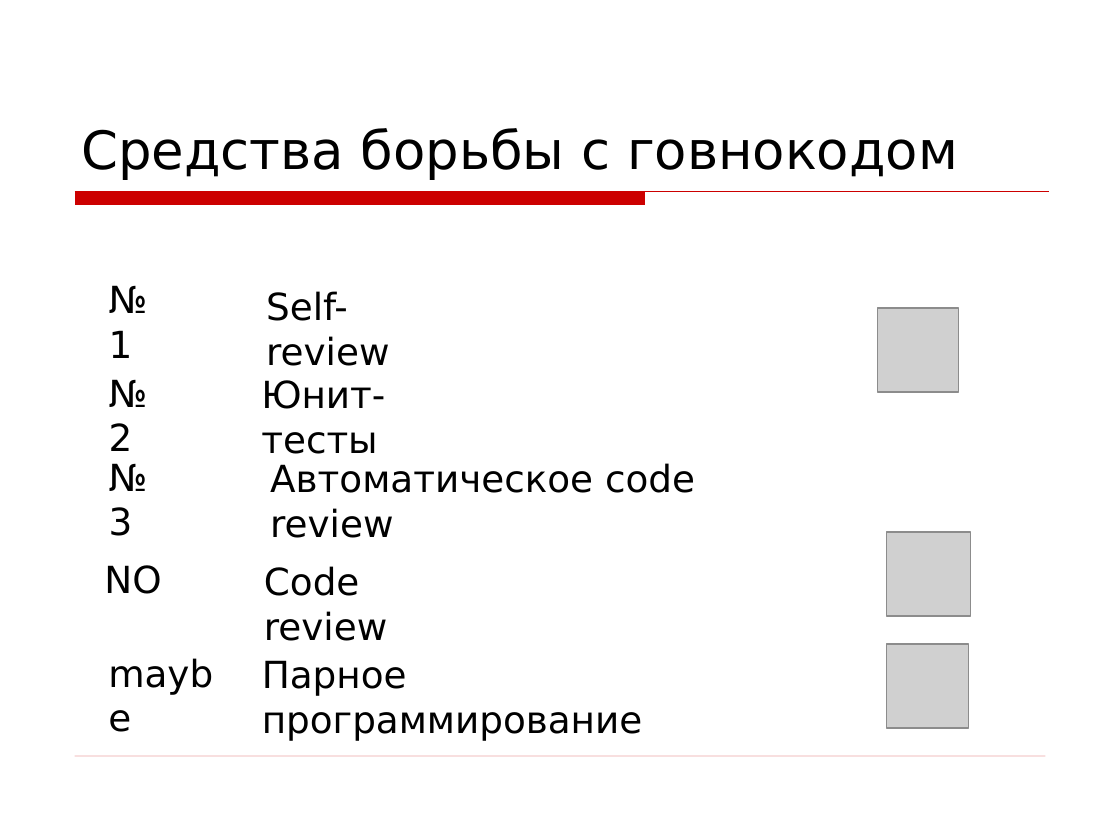
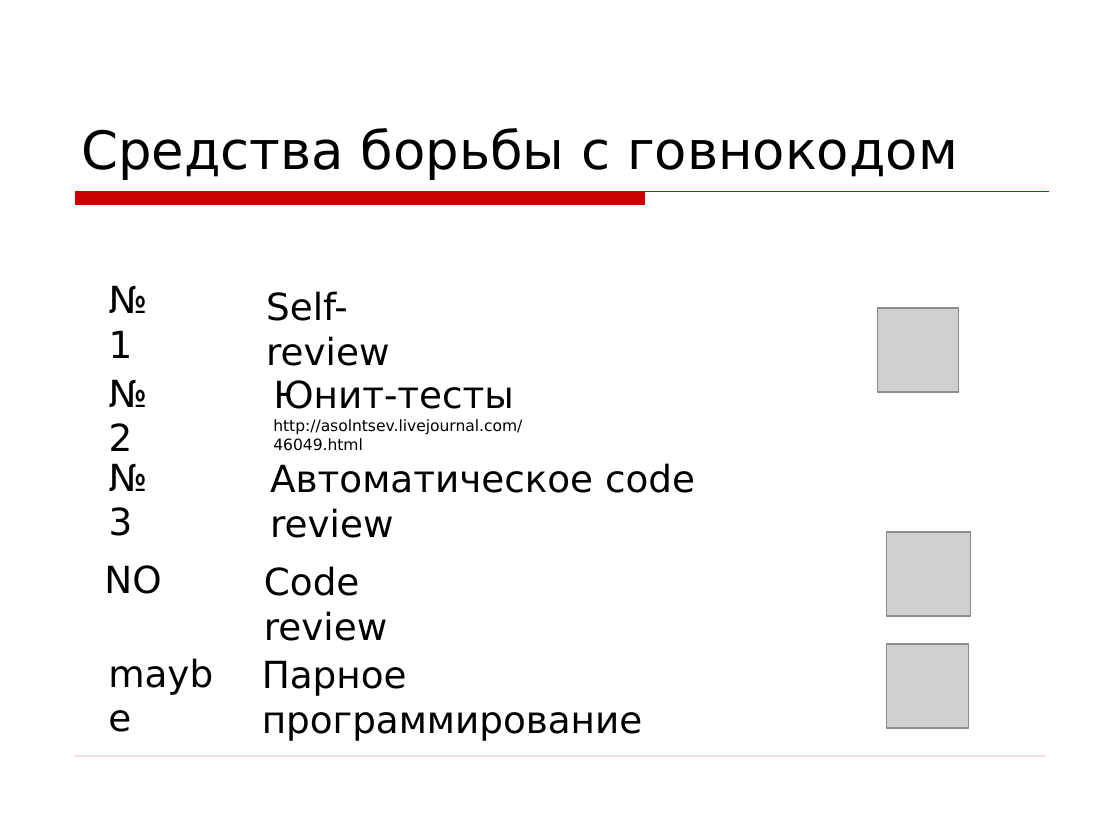
Before and after one commit to asolntsev/presentations, a slide deck: slide 36 of wtf-code/WTF_code.devclub.ru.ppt. Drawn at 1120x840 pixels with LibreOffice and Linux fonts; fonts in the diff are those of the drawing; grey boxes stand for pictures; background and template pictures are left out. Boxes give left, top, right and bottom in pixels: in the first picture for what was removed or moved away, otherwise in the second. Text is boxed around its words. In the diff, an @@ line names an element or a change of style, - is before the commit and + after.

Commit message:
Added link to http://asolntsev.livejournal.com/46049.html

```diff
--- a/wtf-code/WTF_code.devclub.ru.ppt
+++ b/wtf-code/WTF_code.devclub.ru.ppt
@@ text "Юнит-тесты": place and size @@
-text "Юнит-тесты" at box(261, 380, 385, 454)
+text "Юнит-тесты" at box(273, 380, 522, 451)
@@ text at box(273, 419, 522, 451): paragraph added @@
+http://asolntsev.livejournal.com/46049.html
```
